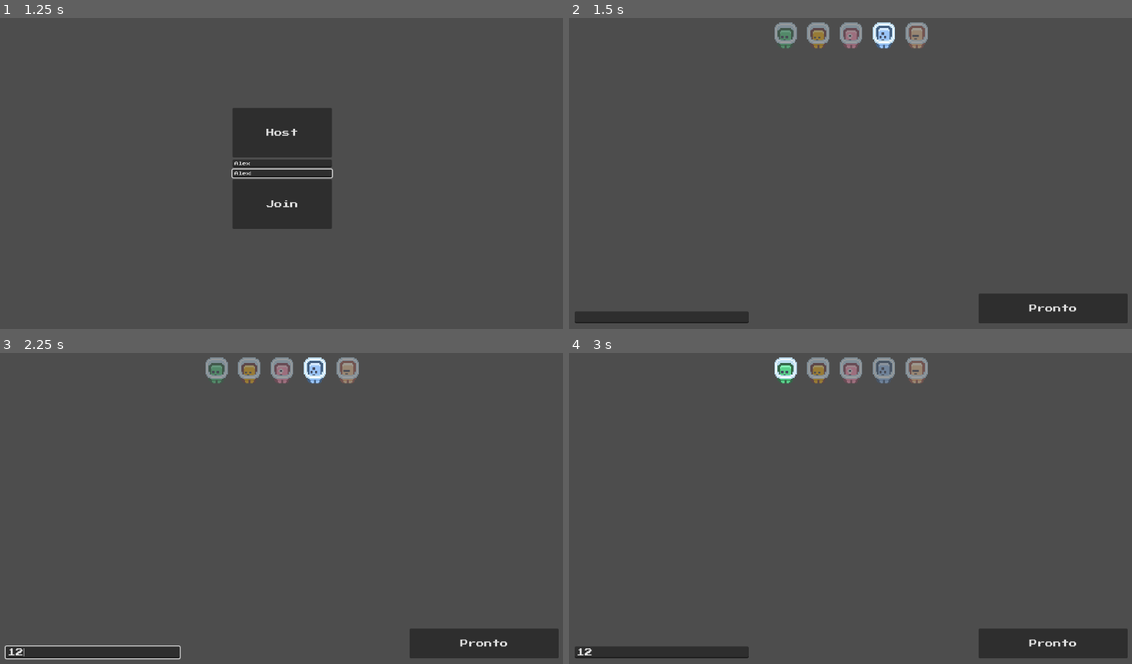
Above: before the commit, frames 1-4 (two rows, left to right).
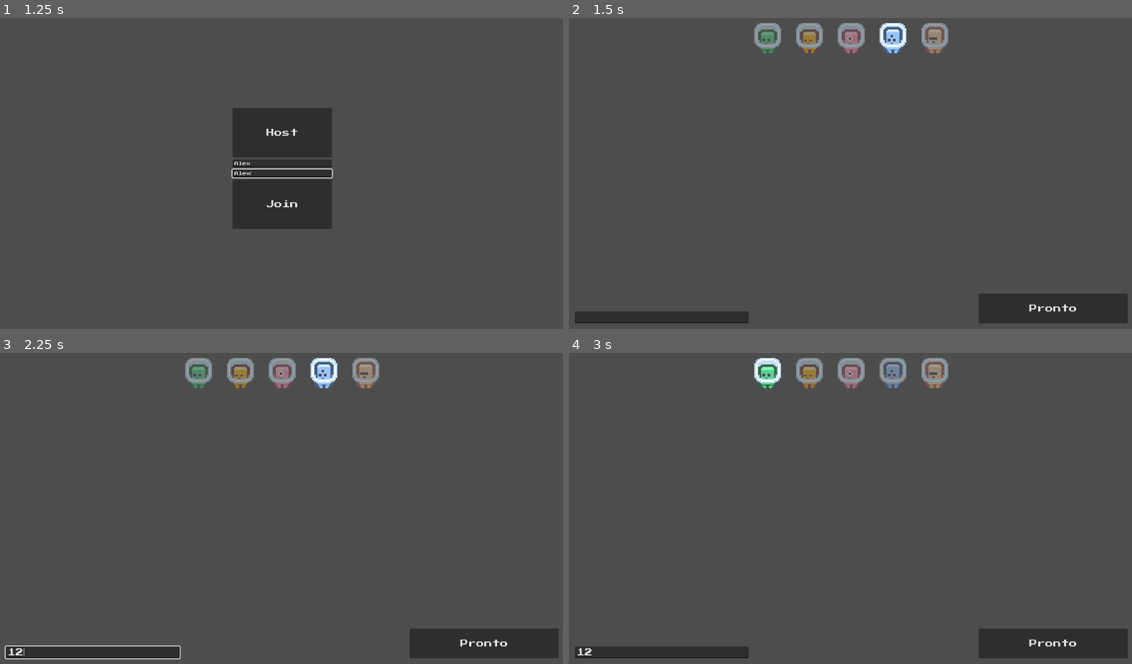
Above: after the commit, the same moments.

Repository: felipecmdev/ProjetoPlataformaSD
Game: Godot game, scene res://scenes/Menu.tscn
Two runs of this game, one before a commit and one after it. Both use one fixed random seed, a clock stepped at 60 frames per second and the inputs below.
Inputs (mouse positions are in pixels of both pictures, inside the frame that each line leads up to; where the layout moved, square brackets give the same spot in the first picture):
- Up to frame 1 (1.25 s): click (281, 164) at 0.52 s; type "Alex" at 0.6 s; click (281, 173) at 0.75 s; type "Alex" at 0.83 s
- Up to frame 2 (1.5 s): click "Host" at 1.25 s
- Up to frame 3 (2.25 s): click (90, 651) at 2.02 s; type "12" at 2.1 s
- Up to frame 4 (3 s): click (766, 371) [782, 368] at 2.75 s

Frame 1 is identical in both runs. In frame 2, 2.2% of the frame differs, in the area x 32-68%, y 1-12%; in frame 3, 2.2%; in frame 4, 2.2%.

Commit message:
Novos Assets

Diff:
--- a/Scripts/player.gd
+++ b/Scripts/player.gd
@@ -13,7 +13,7 @@
 # CARACTERISTICAS GERAIS
 var facing_direction: float = 1.0
 var player_name: String = ""
-var skin_name: String = "Azul"
+var skin_name: String = "Verde"
 var player_id: int = -1
 
 func _ready() -> void:
--- a/scenes/Lobby.tscn
+++ b/scenes/Lobby.tscn
@@ -8,6 +8,26 @@
 
 [sub_resource type="Theme" id="Theme_ras1x"]
 default_font = ExtResource("1_6jt0u")
+
+[sub_resource type="AtlasTexture" id="AtlasTexture_skin_verde"]
+atlas = ExtResource("2_ras1x")
+region = Rect2(0, 0, 24, 24)
+
+[sub_resource type="AtlasTexture" id="AtlasTexture_skin_amarelo"]
+atlas = ExtResource("2_ras1x")
+region = Rect2(144, 0, 24, 24)
+
+[sub_resource type="AtlasTexture" id="AtlasTexture_skin_rosa"]
+atlas = ExtResource("2_ras1x")
+region = Rect2(96, 0, 24, 24)
+
+[sub_resource type="AtlasTexture" id="AtlasTexture_skin_azul"]
+atlas = ExtResource("2_ras1x")
+region = Rect2(48, 0, 24, 24)
+
+[sub_resource type="AtlasTexture" id="AtlasTexture_skin_laranja"]
+atlas = ExtResource("2_ras1x")
+region = Rect2(0, 24, 24, 24)
 
 [sub_resource type="StyleBoxFlat" id="StyleBoxFlat_cdhm0"]
 content_margin_left = 6.0
@@ -37,26 +57,6 @@
 atlas = ExtResource("2_ras1x")
 region = Rect2(2, 1, 20, 19)
 
-[sub_resource type="AtlasTexture" id="AtlasTexture_skin_verde"]
-atlas = ExtResource("2_ras1x")
-region = Rect2(0, 0, 24, 24)
-
-[sub_resource type="AtlasTexture" id="AtlasTexture_skin_azul"]
-atlas = ExtResource("2_ras1x")
-region = Rect2(48, 0, 24, 24)
-
-[sub_resource type="AtlasTexture" id="AtlasTexture_skin_rosa"]
-atlas = ExtResource("2_ras1x")
-region = Rect2(96, 0, 24, 24)
-
-[sub_resource type="AtlasTexture" id="AtlasTexture_skin_amarelo"]
-atlas = ExtResource("2_ras1x")
-region = Rect2(144, 0, 24, 24)
-
-[sub_resource type="AtlasTexture" id="AtlasTexture_skin_laranja"]
-atlas = ExtResource("2_ras1x")
-region = Rect2(0, 24, 24, 24)
-
 [node name="Lobby" type="Control" unique_id=2005991373]
 layout_mode = 3
 anchors_preset = 15
@@ -92,35 +92,40 @@
 
 [node name="Skins" type="HBoxContainer" parent="MarginContainer/SplitVertical" unique_id=2133589635]
 layout_mode = 2
+theme_override_constants/separation = 20
 alignment = 1
-theme_override_constants/separation = 12
-
-[node name="SkinVerde" type="TextureButton" parent="MarginContainer/SplitVertical/Skins"]
-custom_minimum_size = Vector2(54, 54)
+
+[node name="SkinVerde" type="TextureButton" parent="MarginContainer/SplitVertical/Skins" unique_id=1583156173]
+custom_minimum_size = Vector2(64, 64)
+layout_mode = 2
 texture_normal = SubResource("AtlasTexture_skin_verde")
 ignore_texture_size = true
 stretch_mode = 5
 
-[node name="SkinAmarelo" type="TextureButton" parent="MarginContainer/SplitVertical/Skins"]
-custom_minimum_size = Vector2(54, 54)
+[node name="SkinAmarelo" type="TextureButton" parent="MarginContainer/SplitVertical/Skins" unique_id=1959878346]
+custom_minimum_size = Vector2(64, 64)
+layout_mode = 2
 texture_normal = SubResource("AtlasTexture_skin_amarelo")
 ignore_texture_size = true
 stretch_mode = 5
 
-[node name="SkinRosa" type="TextureButton" parent="MarginContainer/SplitVertical/Skins"]
-custom_minimum_size = Vector2(54, 54)
+[node name="SkinRosa" type="TextureButton" parent="MarginContainer/SplitVertical/Skins" unique_id=1637957396]
+custom_minimum_size = Vector2(64, 64)
+layout_mode = 2
 texture_normal = SubResource("AtlasTexture_skin_rosa")
 ignore_texture_size = true
 stretch_mode = 5
 
-[node name="SkinAzul" type="TextureButton" parent="MarginContainer/SplitVertical/Skins"]
-custom_minimum_size = Vector2(54, 54)
+[node name="SkinAzul" type="TextureButton" parent="MarginContainer/SplitVertical/Skins" unique_id=1203470434]
+custom_minimum_size = Vector2(64, 64)
+layout_mode = 2
 texture_normal = SubResource("AtlasTexture_skin_azul")
 ignore_texture_size = true
 stretch_mode = 5
 
-[node name="SkinLaranja" type="TextureButton" parent="MarginContainer/SplitVertical/Skins"]
-custom_minimum_size = Vector2(54, 54)
+[node name="SkinLaranja" type="TextureButton" parent="MarginContainer/SplitVertical/Skins" unique_id=404832152]
+custom_minimum_size = Vector2(64, 64)
+layout_mode = 2
 texture_normal = SubResource("AtlasTexture_skin_laranja")
 ignore_texture_size = true
 stretch_mode = 5
Binary file changed: assets/sprites/tilemap_packed.png
